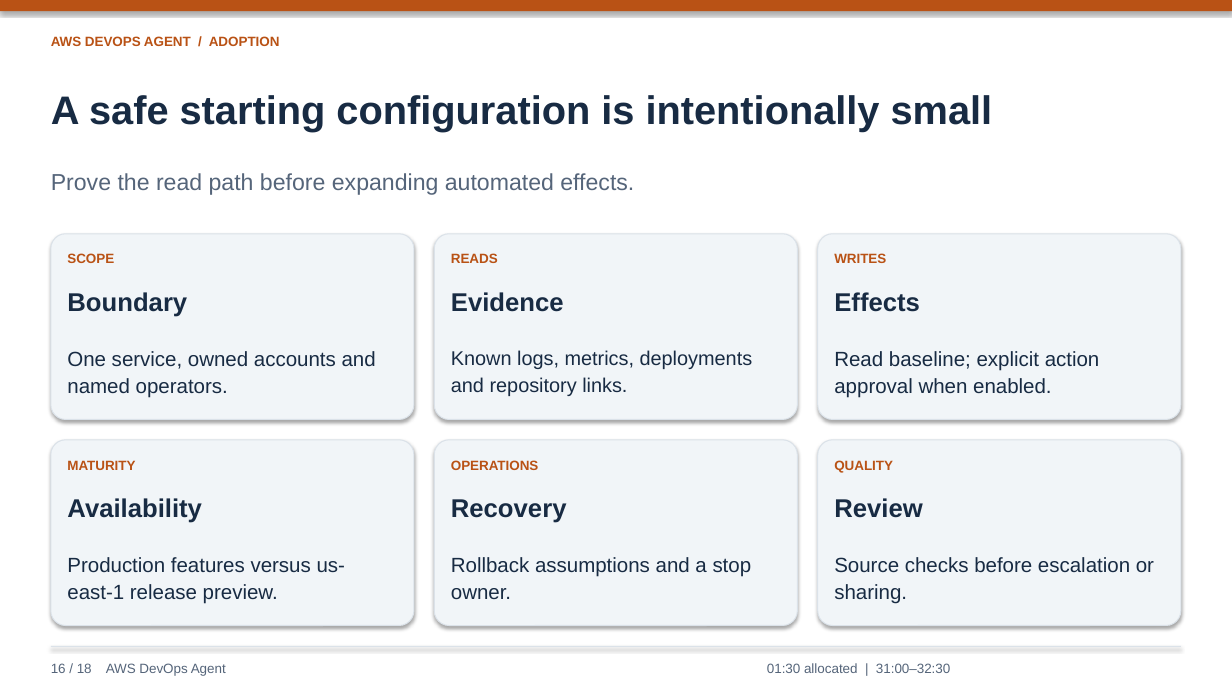
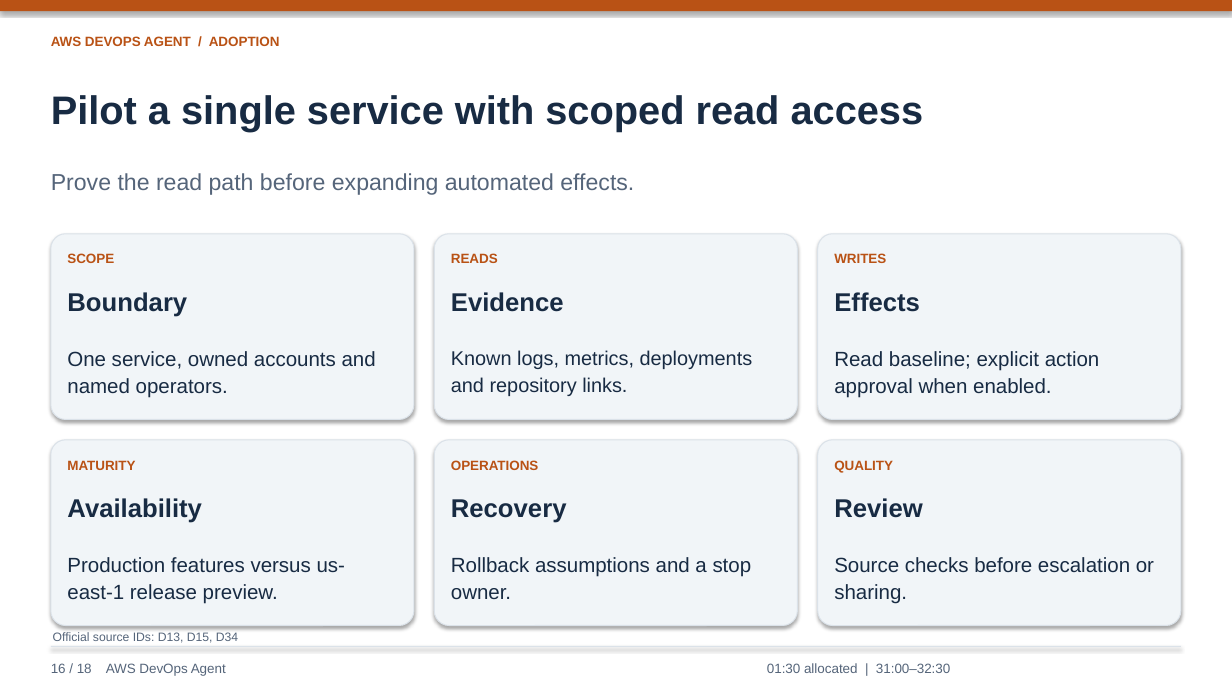
Before and after one commit to lyrel-dev/frontier-agents, a slide deck: slide 16 of presentations/aws-devops-agent-presentation.pptx. Drawn at 1232x693 pixels with LibreOffice and Linux fonts; fonts in the diff are those of the drawing. Boxes give left, top, right and bottom in pixels: in the first picture for what was removed or moved away, otherwise in the second. Text is boxed around its words. In the diff, an @@ line names an element or a change of style, - is before the commit and + after.

```diff
--- a/presentations/aws-devops-agent-presentation.pptx
+++ b/presentations/aws-devops-agent-presentation.pptx
@@ text at [51,95,924,131]: text changed @@
-A safe starting configuration is intentionally small
+Pilot a single service with scoped read access
@@ text added at [53,632,238,643], 9.5 pt, text #55657A @@
+Official source IDs: D13, D15, D34
```
Also in this commit, not shown: 17 other slides changed, 19 slides added.
